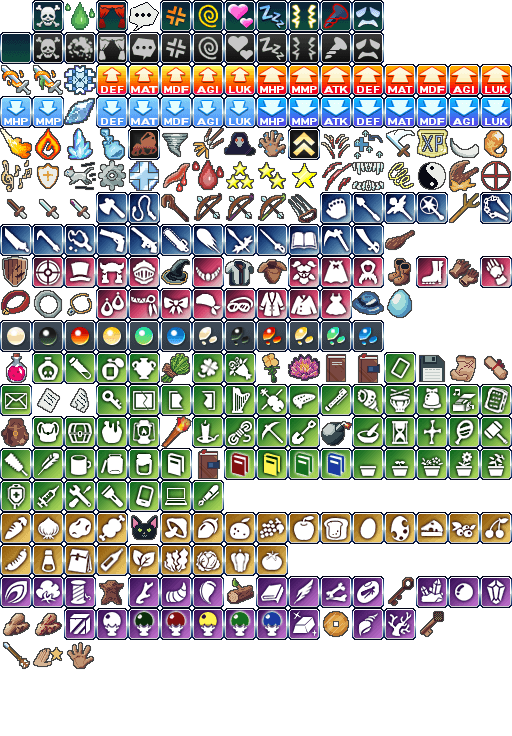
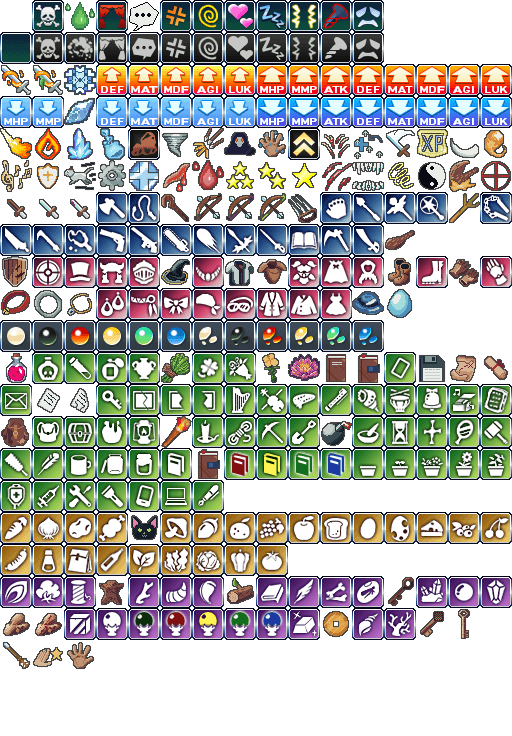
Layer changes from the first 512x736 image to the second:
added layer "Layer 80" above "Key" over <box>457,608,471,640</box>
